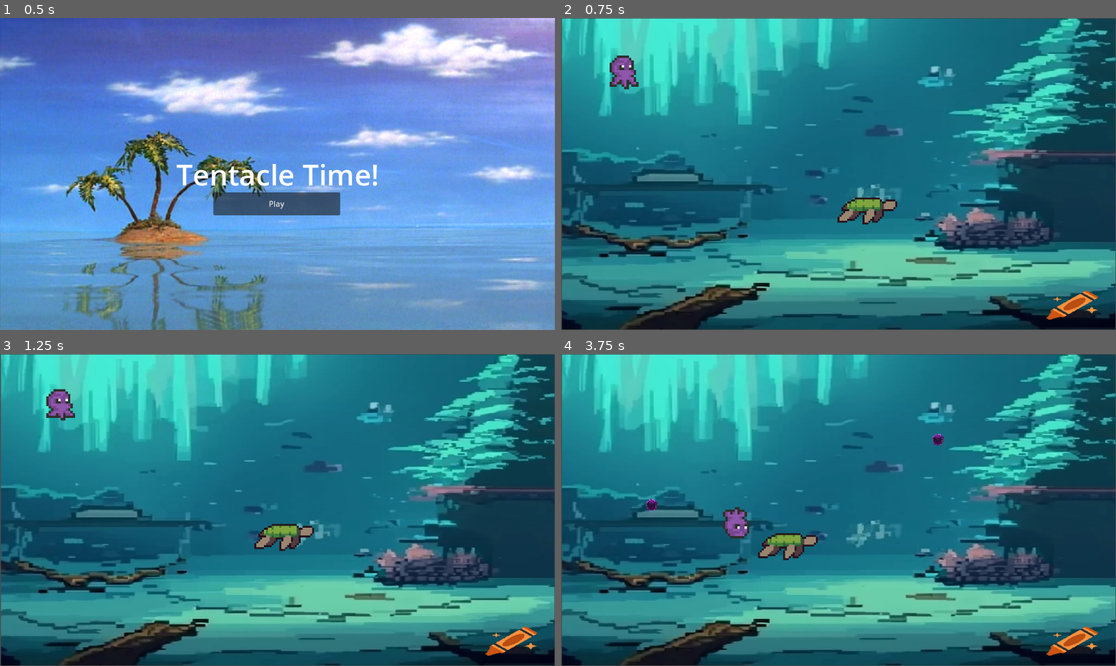
Above: before the commit, frames 1-4 (two rows, left to right).
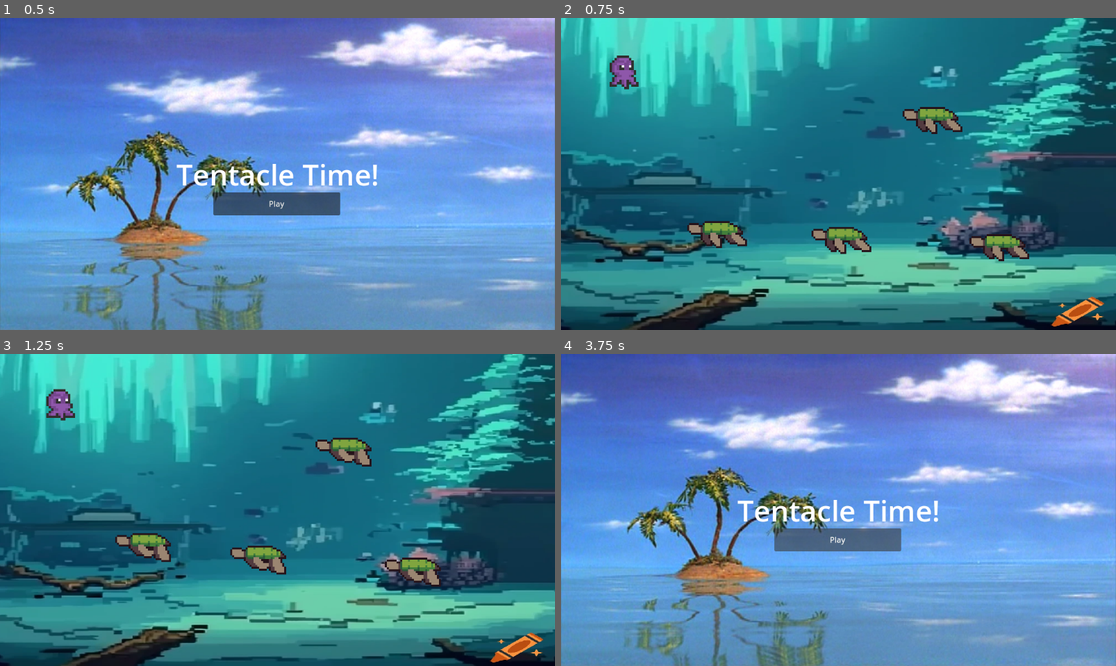
Above: after the commit, the same moments.

Repository: neelyp/Tentacle-Time
Game: Godot game, scene res://Scenes/Menu.tscn
Two runs of this game, one before a commit and one after it. Both use one fixed random seed, a clock stepped at 60 frames per second and the inputs below.
Inputs (mouse positions are in pixels of both pictures, inside the frame that each line leads up to):
- Up to frame 1 (0.5 s): no input
- Up to frame 2 (0.75 s): click "Play" at 0.5 s
- Up to frame 3 (1.25 s): no input
- Up to frame 4 (3.75 s): move the mouse to (960, 494) at 1.27 s; press the mouse at (960, 494) at 1.28 s; hold D (move_right) 1.28-2.03 s; move the mouse to (727, 525) at 2.02 s; release the mouse at (727, 525) at 2.03 s; hold S (move_down) 2.03-2.78 s; tap Shift (stop_move) at 2.1 s; move the mouse to (894, 441) at 2.77 s; press the mouse at (894, 441) at 2.78 s; hold D (move_right) 2.78-3.5 s; release the mouse at (894, 441) at 3.5 s; click (838, 550) at 3.5 s, where only the run after the commit has a clickable "Play Again"

Frame 1 is identical in both runs. In frame 2, 26% of the frame differs, in the area x 0-100%, y 0-100%; in frame 3, 27%; in frame 4, 100%.

Commit message:
level one finished

Diff:
--- /dev/null
+++ b/Scenes/Die.tscn
@@ -0,0 +1,37 @@
+[gd_scene load_steps=2 format=3 uid="uid://cyj8rkj2ttrse"]
+
+[ext_resource type="Script" path="res://Scripts/Play_Again_Die.gd" id="1_r3snu"]
+
+[node name="CanvasLayer" type="CanvasLayer"]
+
+[node name="Label" type="Label" parent="."]
+anchors_preset = 8
+anchor_left = 0.5
+anchor_top = 0.5
+anchor_right = 0.5
+anchor_bottom = 0.5
+offset_left = -20.0
+offset_top = -11.5
+offset_right = 20.0
+offset_bottom = 11.5
+grow_horizontal = 2
+grow_vertical = 2
+theme_override_font_sizes/font_size = 100
+text = "You Died!"
+
+[node name="Button" type="Button" parent="."]
+anchors_preset = 8
+anchor_left = 0.5
+anchor_top = 0.5
+anchor_right = 0.5
+anchor_bottom = 0.5
+offset_left = -46.0
+offset_top = 69.0
+offset_right = 42.0
+offset_bottom = 100.0
+grow_horizontal = 2
+grow_vertical = 2
+text = "Play Again"
+script = ExtResource("1_r3snu")
+
+[connection signal="pressed" from="Button" to="Button" method="_on_pressed"]
--- a/Scenes/Ink.tscn
+++ b/Scenes/Ink.tscn
@@ -17,3 +17,5 @@
 [node name="CollisionShape2D" type="CollisionShape2D" parent="."]
 position = Vector2(0, 2)
 shape = SubResource("CapsuleShape2D_5b1qg")
+
+[connection signal="area_entered" from="." to="." method="_on_area_entered"]
--- a/Scenes/Level_1.tscn
+++ b/Scenes/Level_1.tscn
@@ -7,10 +7,10 @@
 [node name="Level_1" type="Node2D"]
 
 [node name="Background" type="TextureRect" parent="."]
-offset_left = 2.0
-offset_top = 1.0
-offset_right = 1151.0
-offset_bottom = 647.0
+offset_left = -8.0
+offset_top = -2.0
+offset_right = 1164.0
+offset_bottom = 662.0
 texture = ExtResource("1_djmmd")
 expand_mode = 1
 
@@ -18,4 +18,13 @@
 position = Vector2(131, 113)
 
 [node name="Turtle" parent="." instance=ExtResource("3_ptmvv")]
-position = Vector2(453, 249)
+position = Vector2(393, 315)
+
+[node name="Turtle2" parent="." instance=ExtResource("3_ptmvv")]
+position = Vector2(723, 326)
+
+[node name="Turtle3" parent="." instance=ExtResource("3_ptmvv")]
+position = Vector2(585, 58)
+
+[node name="Turtle4" parent="." instance=ExtResource("3_ptmvv")]
+position = Vector2(129, 307)
--- a/Scenes/Player.tscn
+++ b/Scenes/Player.tscn
@@ -177,8 +177,8 @@
 }]
 
 [sub_resource type="CapsuleShape2D" id="CapsuleShape2D_jbcfe"]
-radius = 6.0
-height = 14.0
+radius = 7.2
+height = 17.6
 
 [node name="Player" type="CharacterBody2D"]
 position = Vector2(65, 48)
--- a/Scenes/Turtle.tscn
+++ b/Scenes/Turtle.tscn
@@ -187,3 +187,6 @@
 position = Vector2(200, 154)
 rotation = 1.5708
 shape = SubResource("CapsuleShape2D_jorru")
+
+[connection signal="area_entered" from="." to="." method="_on_area_entered"]
+[connection signal="body_entered" from="." to="." method="_on_body_entered"]
--- /dev/null
+++ b/Scenes/Win.tscn
@@ -0,0 +1,37 @@
+[gd_scene load_steps=2 format=3 uid="uid://ua36aj75w626"]
+
+[ext_resource type="Script" path="res://Scripts/Play_Again_win.gd" id="1_4c4y3"]
+
+[node name="CanvasLayer" type="CanvasLayer"]
+
+[node name="Label" type="Label" parent="."]
+anchors_preset = 8
+anchor_left = 0.5
+anchor_top = 0.5
+anchor_right = 0.5
+anchor_bottom = 0.5
+offset_left = -20.0
+offset_top = -11.5
+offset_right = 20.0
+offset_bottom = 11.5
+grow_horizontal = 2
+grow_vertical = 2
+theme_override_font_sizes/font_size = 100
+text = "You Win!!"
+
+[node name="Button" type="Button" parent="."]
+anchors_preset = 8
+anchor_left = 0.5
+anchor_top = 0.5
+anchor_right = 0.5
+anchor_bottom = 0.5
+offset_left = -40.0
+offset_top = 70.0
+offset_right = 48.0
+offset_bottom = 101.0
+grow_horizontal = 2
+grow_vertical = 2
+text = "Play Again"
+script = ExtResource("1_4c4y3")
+
+[connection signal="pressed" from="Button" to="Button" method="_on_pressed"]
--- a/Scripts/GameSignals.gd
+++ b/Scripts/GameSignals.gd
@@ -1,3 +1,4 @@
 extends Node
 
 signal flip_ink(direction)
+signal death
--- a/Scripts/Ink.gd
+++ b/Scripts/Ink.gd
@@ -21,5 +21,4 @@
 		queue_free()
 
 func _on_flip_ink(dir):
-	print(dir)
 	direction = dir
--- /dev/null
+++ b/Scripts/Play_Again_Die.gd
@@ -0,0 +1,4 @@
+extends Button
+
+func _on_pressed():
+	get_tree().change_scene_to_file("res://Scenes/Menu.tscn")
--- /dev/null
+++ b/Scripts/Play_Again_win.gd
@@ -0,0 +1,4 @@
+extends Button
+
+func _on_pressed():
+	get_tree().change_scene_to_file("res://Scenes/Menu.tscn")
--- a/Scripts/Player.gd
+++ b/Scripts/Player.gd
@@ -19,6 +19,7 @@
 	screen_size = get_viewport_rect().size
 	octopus = $octopus
 	shootPoint = $shootPoint
+	GameSignals.death.connect(self.die)
 
 func _physics_process(delta):
 	var is_moving
@@ -69,10 +70,7 @@
 		octopus.play("idle")
 
 
-func take_damage(dmg):
-	health -= dmg
-
-	if health > 0:
-		octopus.play("damage")
-	else:
-		octopus.play("death")
+func die():
+	print("die")
+	octopus.play("death")
+	get_tree().change_scene_to_file("res://Scenes/Die.tscn")
--- a/Scripts/Turtle.gd
+++ b/Scripts/Turtle.gd
@@ -2,10 +2,38 @@
 
 var player
 var speed = 100.0  # adjust this value to control the enemy's speed
+signal death
+var turtle
+var groupNum
 
 func _ready():
+	add_to_group("Turtle")
 	player = $"../Player"
+	turtle = $turtle
+	groupNum = get_tree().get_nodes_in_group("Turtle").size()
 
 func _process(delta):
+	var player_offset = Vector2(-150,-150)
+	var direction = position.direction_to(player.position + player_offset)
+	position += direction * speed * delta
 
-	position += position.direction_to(player.position) * speed * delta
+	if direction.x > 0:
+		turtle.flip_h = false
+		turtle.play("walk")
+	elif direction.x < 0:
+		turtle.flip_h = true
+		turtle.play("walk")
+	else:
+		turtle.stop()
+
+func _on_body_entered(body):
+	if body == $"../Player":
+		GameSignals.emit_signal("death")
+
+
+func _on_area_entered(area):
+	if area.is_in_group("Ink"):
+		queue_free()
+		print(groupNum)
+		if get_tree().get_nodes_in_group("Turtle").size() == 1:
+			get_tree().change_scene_to_file("res://Scenes/Win.tscn")
